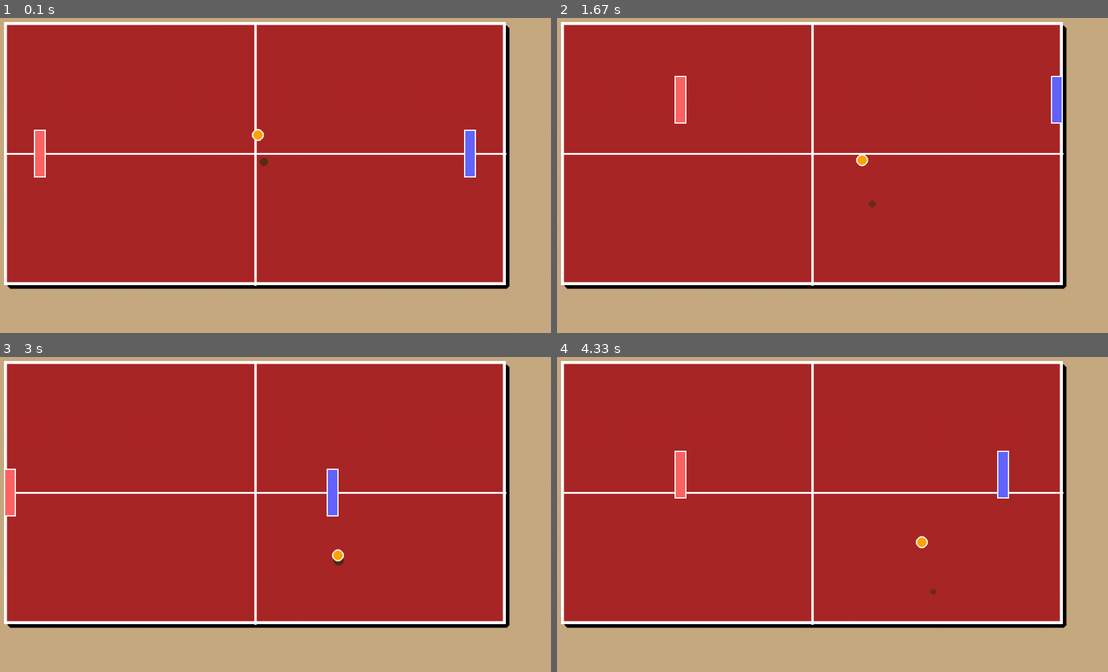
Above: before the commit, frames 1-4 (two rows, left to right).
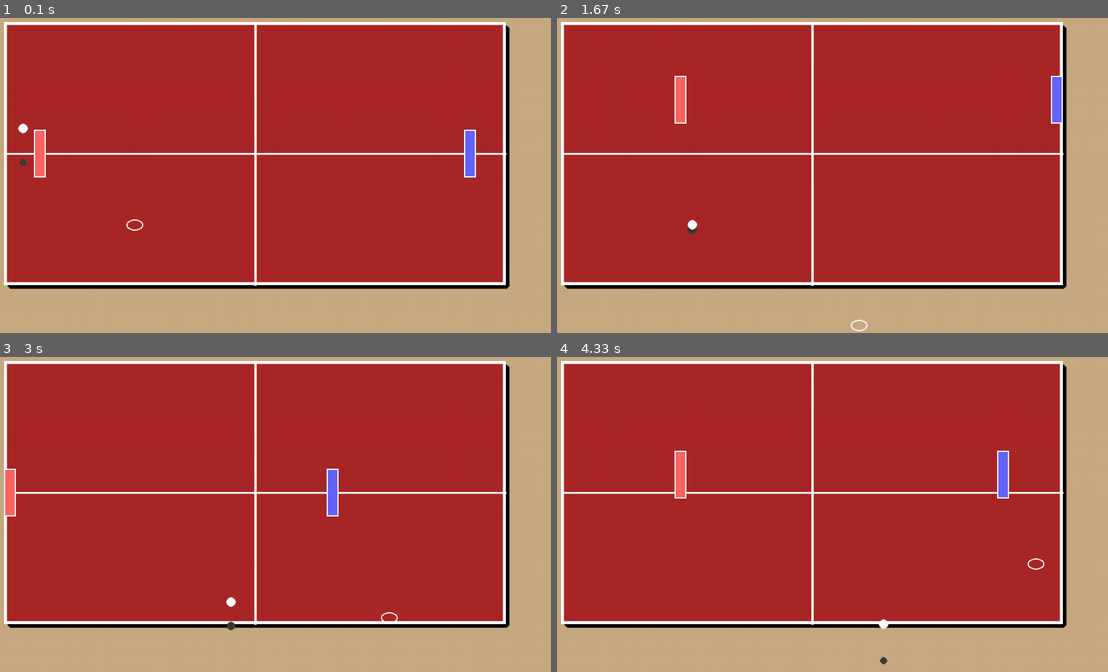
Above: after the commit, the same moments.

Repository: adhritarchak/CSI-2999-Group-C
Game: pygame game, started from game.py
Two runs of this game, one before a commit and one after it. Both use one fixed random seed, a clock stepped at 60 frames per second and the inputs below.
Inputs:
- Up to frame 1 (0.1 s): no input
- Up to frame 2 (1.67 s): hold Right 0.33-0.8 s; hold Up 0.83-1.13 s; hold W 0.83-1.13 s; hold Right 1.17-1.63 s; hold D 1.17-1.63 s
- Up to frame 3 (3 s): hold Left 1.67-2.2 s; hold A 1.67-2.2 s; hold Down 2.23-2.53 s; hold S 2.23-2.53 s; hold Left 2.57-2.97 s; hold A 2.57-2.97 s
- Up to frame 4 (4.33 s): hold Up 3-3.37 s; hold W 3-3.37 s; hold Right 3.4-4.03 s; hold D 3.4-4.03 s; hold Down from 4.07 s (still down); hold S from 4.07 s (still down)

The runs differ from the first frame. In frame 1, 0.2% of the frame differs, in the area x 3-49%, y 33-68%; in frame 2, 0.2%; in frame 3, 0.2%; in frame 4, 0.2%.

Commit message:
Consolidated ball code

Diff:
--- a/Pong.py
+++ b/Pong.py
@@ -1,7 +1,7 @@
 import pygame as pg
 from Enums import *
-from Ball import *
-from Cards import *
+from ball import *
+from cards import *
 
 # Class to work the paddles
 class PongPaddle:
--- a/game.py
+++ b/game.py
@@ -1,5 +1,6 @@
 import pygame
 import sys
+from Pong import *
 
 pygame.init()
 
@@ -111,25 +112,8 @@
         Midline_Thickness
     )
 
-def draw_ball(bx, by, bheight):
-    # shadow
-    shadow_offset = bheight * 0.3
-    shadow_radius = max(3, int(Ball_Radius * (1 - bheight / 150)))
-    shadow_transparency = max(30, int(150 * (1 - bheight / 150)))
-
-    shadow_surface = pygame.Surface((shadow_radius * 2, shadow_radius * 2), pygame.SRCALPHA)
-    pygame.draw.circle(shadow_surface, (0, 50, 0, shadow_transparency),
-                       (shadow_radius, shadow_radius), shadow_radius)
-    screen.blit(shadow_surface,
-                (int(bx - shadow_radius + shadow_offset),
-                 int(by - shadow_radius + shadow_offset)))
-
-
-    # actual ball
-    ball_screen_y = by - bheight
-    pygame.draw.circle(screen, ORANGE, (int(bx), int(ball_screen_y)), Ball_Radius)
-    pygame.draw.circle(screen, WHITE, (int(bx), int(ball_screen_y)), Ball_Radius, 2)
-
+ball = Ball(x=100, y=300, height=50, speed_x=2, speed_y=1.2, radius=8)
+ball.set_bounds(top=100, bottom=Height, left=0, right=Width)
 
 # actual game
 running = True
@@ -160,59 +144,22 @@
     if keys[pygame.K_RIGHT] and paddle2_x + 20 < Right_Boundary:
         paddle2_x += Paddle_Speed
 
-    # Trying to make a ball
-    ball_vel_z -= Gravity
-    ball_height += ball_vel_z
+        # if p1_hit:
+        #     ball_vel_x = min(abs(ball_vel_x) + paddle_hit_boost, Max_Speed)
+        #     ball_vel_y = (min(abs(ball_vel_y), Max_Speed) * (1 if ball_vel_y > 0 else -1))
+        #     ball_vel_z = Bounce_MinZ
 
-    # bounce when ball hits table
-    if ball_height <= 0:
-        ball_height = 0
-        ball_vel_z = abs(ball_vel_z) * BounceSpeedLost
-
-        # reduce speed on bounce
-        ball_vel_x *= 0.9
-        ball_vel_y *= 0.9
-
-        # keeping ball velocity
-        if ball_vel_z < Bounce_MinZ:
-            ball_vel_z = Bounce_MinZ
-
-    ball_x += ball_vel_x
-    ball_y += ball_vel_y
-
-    # ball collision with walls
-    if ball_x - Ball_Radius <= Left_Boundary or ball_x + Ball_Radius >= Right_Boundary:
-        ball_vel_x *= -1
-        ball_x = max(Left_Boundary + Ball_Radius, min(ball_x, Right_Boundary - Ball_Radius))
-
-    if ball_y - Ball_Radius <= Top_Boundary or ball_y + Ball_Radius >= Bot_Boundary:
-        ball_vel_y *= -1
-        ball_y = max(Top_Boundary + Ball_Radius, min(ball_y, Bot_Boundary - Ball_Radius))
-
-    # ball collision with paddles
-    if ball_height < 15:
-        p1_hit = (paddle1_x < ball_x < paddle1_x + Paddle_Width and
-                  paddle1_y < ball_y < paddle1_y + Paddle_Height)
-        p2_hit = (paddle2_x < ball_x < paddle2_x + Paddle_Width and
-                  paddle2_y < ball_y < paddle2_y + Paddle_Height)
-
-        if p1_hit:
-            ball_vel_x = min(abs(ball_vel_x) + paddle_hit_boost, Max_Speed)
-            ball_vel_y = (min(abs(ball_vel_y), Max_Speed) * (1 if ball_vel_y > 0 else -1))
-            ball_vel_z = Bounce_MinZ
-
-        if p2_hit:
-            ball_vel_x = max(-(abs(ball_vel_x) + paddle_hit_boost), -Max_Speed)
-            ball_vel_y = (min(abs(ball_vel_y), Max_Speed) * (1 if ball_vel_y > 0 else -1))
-            ball_vel_z = Bounce_MinZ
+        # if p2_hit:
+        #     ball_vel_x = max(-(abs(ball_vel_x) + paddle_hit_boost), -Max_Speed)
+        #     ball_vel_y = (min(abs(ball_vel_y), Max_Speed) * (1 if ball_vel_y > 0 else -1))
+        #     ball_vel_z = Bounce_MinZ
 
     draw_table()
 
     screen.blit(paddle1_surface, (paddle1_x, paddle1_y))
     screen.blit(paddle2_surface, (paddle2_x, paddle2_y))
 
-    draw_ball(ball_x, ball_y, ball_height)
-
+    ball.draw(screen=screen)
     pygame.display.flip()
     clock.tick(FPS)
 
